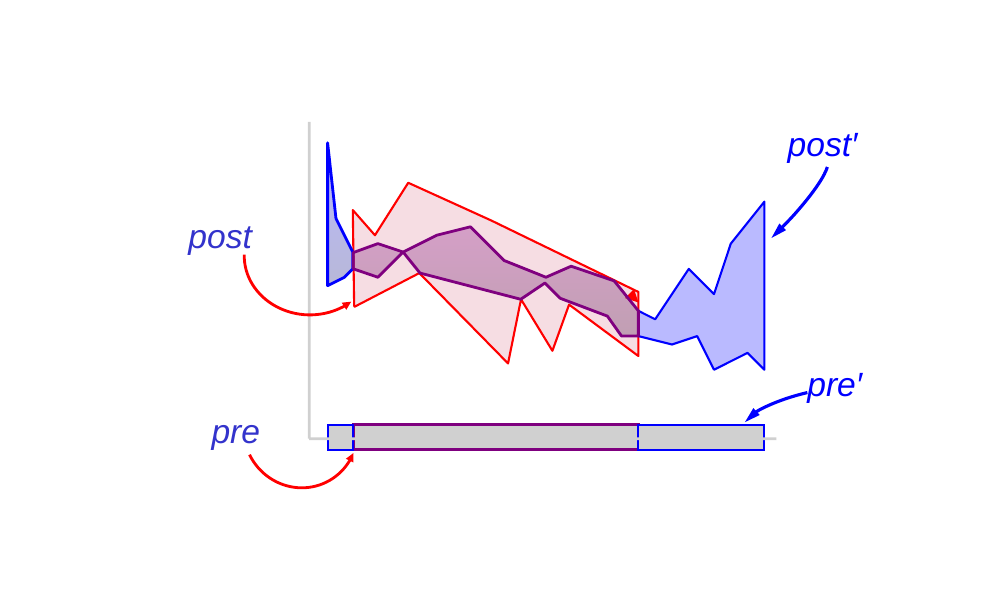
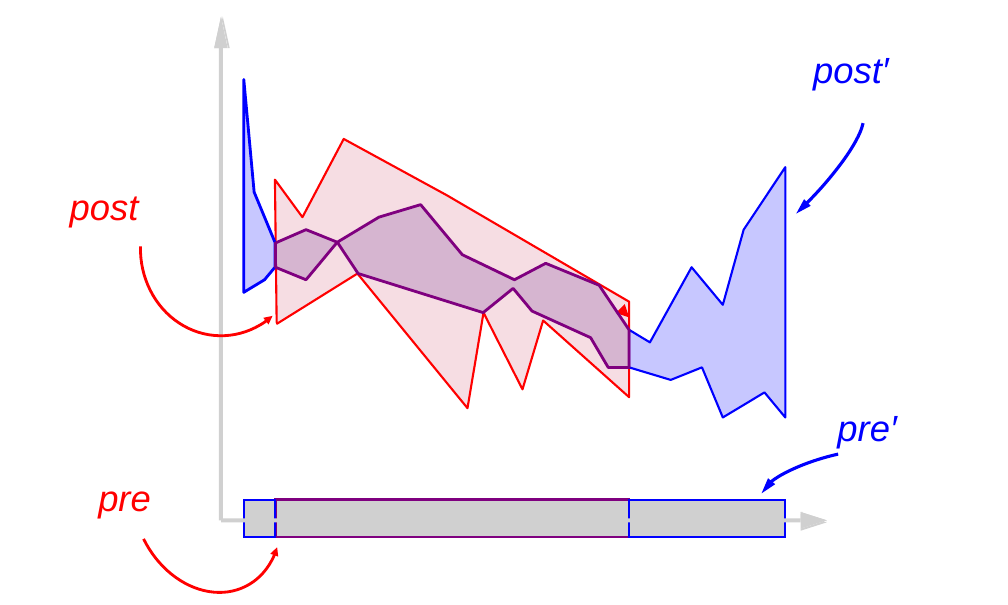
Before and after one commit to kiniry/Mobius, a slide deck: slide 20 of src/escjava/trunk/ESCTools/slides/CAV2007Tutorial/new-diagrams.ppt (slide 19 before the commit). Drawn at 1008x605 pixels with LibreOffice and Linux fonts; fonts in the diff are those of the drawing; grey boxes stand for pictures; background and template pictures are left out. Boxes give left, top, right and bottom in pixels: in the first picture for what was removed or moved away, otherwise in the second. Text is boxed around its words. In the diff, an @@ line names an element or a change of style, - is before the commit and + after.

```diff
--- a/src/escjava/trunk/ESCTools/slides/CAV2007Tutorial/new-diagrams.ppt
+++ b/src/escjava/trunk/ESCTools/slides/CAV2007Tutorial/new-diagrams.ppt
@@ picture: place and size @@
-picture at [309,437,777,440]
+picture at [215,17,230,48]
@@ picture added at [215,17,228,48] @@
@@ picture: place and size @@
-picture at [307,122,310,438]
+picture at [219,48,223,520]
@@ text "post′" at [813,58,889,91]: size 24 to 26 pt @@
@@ text "post′": place and size @@
-text "post′" at [788,133,858,163]
+text "post′" at [813,58,889,91]
@@ freeform shape added at [244,80,275,292], fill #3333FF at 27% opacity, outline #0000FF 2.01 pt @@
@@ freeform shape: place and size @@
-freeform shape at [679,145,840,303]
+freeform shape at [673,91,880,294]
@@ freeform shape: place and size @@
-freeform shape at [353,182,638,363]
+freeform shape at [275,139,629,408]
@@ freeform shape removed at [328,143,353,286] @@
@@ text "post": place and size @@
-text "post" at [188,226,251,255]
+text "post" at [70,196,139,228]
@@ text "post" at [70,196,139,228]: size 24 to 26 pt, text colour #3333CC to #FF0000 @@
@@ freeform shape: place and size @@
-freeform shape at [243,196,376,316]
+freeform shape at [138,159,305,338]
@@ freeform shape: place and size @@
-freeform shape at [638,202,764,370]
+freeform shape at [629,167,785,417]
@@ freeform shape at [629,167,785,417]: fill #0000FF at 27% opacity to #3333FF at 27% opacity @@
@@ freeform shape: place and size @@
-freeform shape at [354,227,639,336]
+freeform shape at [275,205,629,367]
@@ freeform shape at [275,205,629,367]: fill gradient #7F007F to #3A003A to #814B9F at 27% opacity @@
@@ arrow moved from (638, 302) - (638, 302) to (629, 318) - (629, 318) @@
@@ freeform shape: place and size @@
-freeform shape at [223,352,377,508]
+freeform shape at [105,398,309,605]
@@ text "pre′": place and size @@
-text "pre′" at [807,373,862,403]
+text "pre′" at [837,416,896,449]
@@ text "pre′" at [837,416,896,449]: size 24 to 26 pt @@
@@ freeform shape: place and size @@
-freeform shape at [741,380,855,437]
+freeform shape at [756,439,900,516]
@@ text "pre" at [98,491,151,518]: size 24 to 26 pt, text colour #3333CC to #FF0000 @@
@@ text "pre": place and size @@
-text "pre" at [212,425,261,450]
+text "pre" at [98,491,151,518]
@@ picture: place and size @@
-picture at [328,424,353,450]
+picture at [244,499,275,536]
@@ picture: place and size @@
-picture at [353,424,638,450]
+picture at [275,499,629,536]
@@ picture: place and size @@
-picture at [638,424,764,450]
+picture at [629,499,785,536]
@@ picture: place and size @@
-picture at [354,424,639,450]
+picture at [221,518,800,522]
@@ picture added at [800,512,827,531] @@
@@ picture added at [800,512,827,528] @@
```
Also in this commit, not shown: 14 other slides changed, 3 slides added, 1 slide removed, 39 other files.
